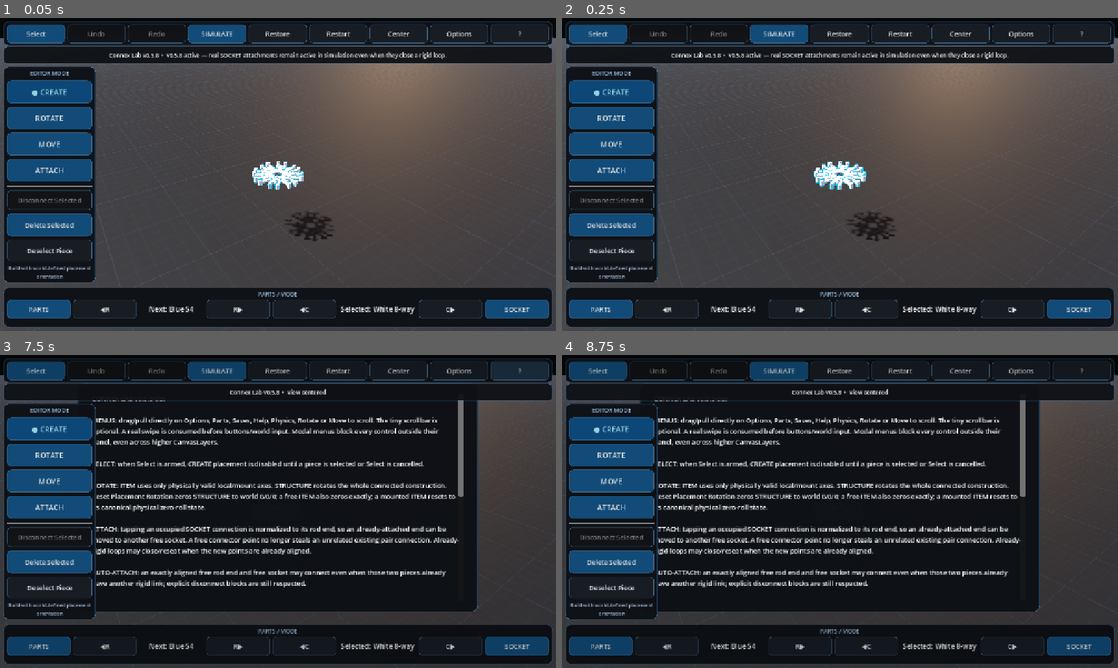
Above: before the commit, frames 1-4 (two rows, left to right).
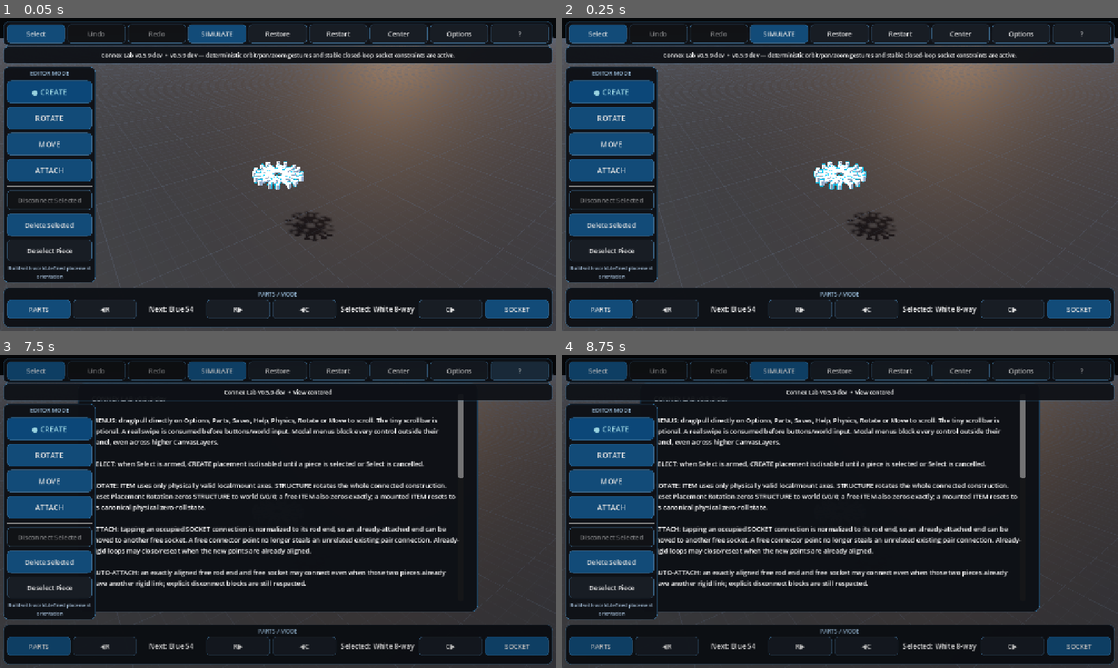
Above: after the commit, the same moments.

Repository: pixel375/connex
Game: Godot game, scene res://Main.tscn
The game is run twice, just before and just after one commit, with the same random seed, the same clock (stepped at 60 frames per second) and the same inputs.
Inputs:
- Up to frame 1 (0.05 s): no input
- Up to frame 2 (0.25 s): no input
- Up to frame 3 (7.5 s): click "Restart" at 0.5 s; click "Restart" at 1.25 s; click "Restart" at 2 s; click "Select" at 2.75 s; click "SELECT…" at 3.5 s; click "SIMULATE" at 4.25 s; click "BUILD" at 5 s; click "Restore" at 5.75 s; click "Center" at 6.5 s; click "?" at 7.25 s
- Up to frame 4 (8.75 s): click "PARTS" at 8 s

The runs differ from the first frame. In frame 1, 0.7% of the frame differs, in the area x 18-82%, y 10-14%; in frame 2, 0.7%; in frame 3, 0.3%; in frame 4, 0.3%.

Commit message:
v0.5.9: activate camera and physics stability runtime

Diff:
--- a/Main.tscn
+++ b/Main.tscn
@@ -1,7 +1,7 @@
 [gd_scene load_steps=3 format=3]
 
-; v0.5.8 release runtime: res://scripts/main_v063.gd
-[ext_resource type="Script" path="res://scripts/main_v063.gd" id="1_main"]
+; v0.5.9 development runtime: res://scripts/main_v064.gd
+[ext_resource type="Script" path="res://scripts/main_v064.gd" id="1_main"]
 [ext_resource type="Script" path="res://scripts/physics_slider_fix_v052.gd" id="2_physics_fix"]
 
 [node name="Main" type="Node3D"]
